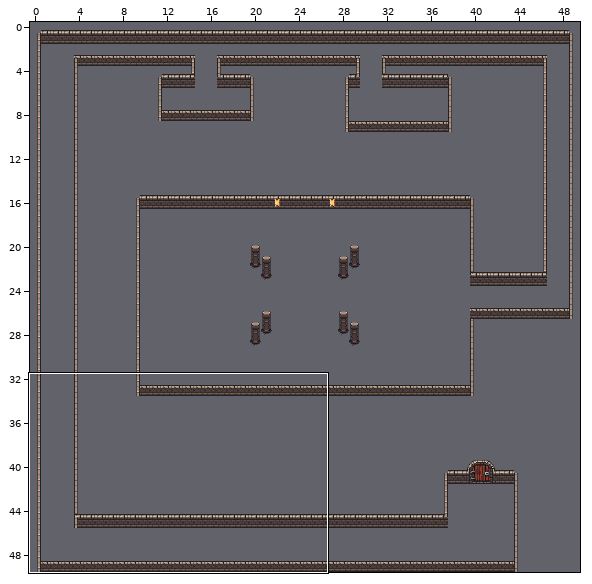
Tiled map, stored at Tiled/level2.tmx. The first picture is a wide view before the edit; the outline marks the close-up.
Close-up. As it was:
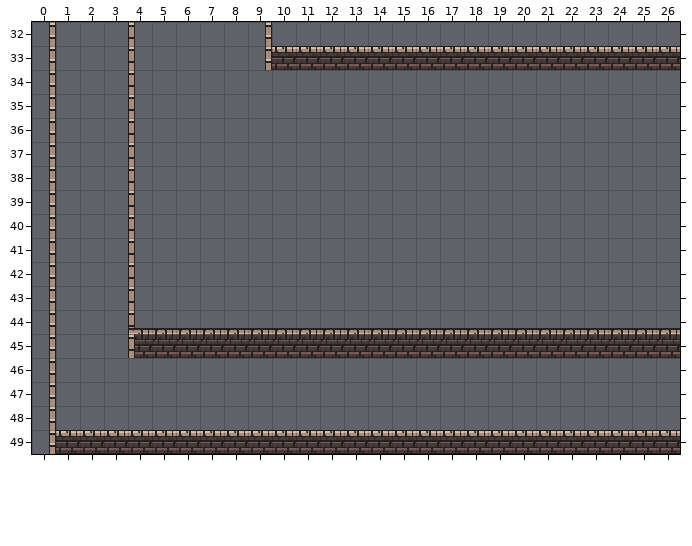
Cells are 16x16 px. Shown: x 0..26, y 32..49. The commit also changed other parts of the map, which this record leaves out.
Now the later version:
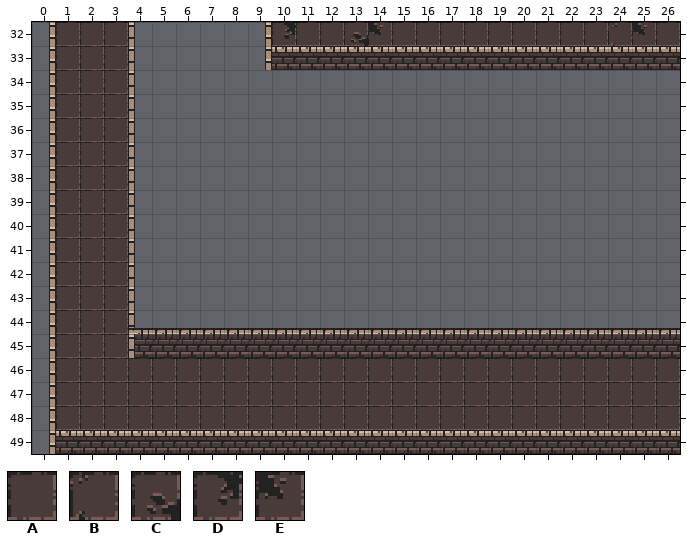
Key: from "Dungeons": A 129, B 162, C 163, D 193, E 194.
_ is an empty cell.
Tiles of an added or newly shown layer are drawn over the layers below it.
From old to new:
{"where": "layer \"Floor/floor1\" (now shown)"}
{"y":32,"x":1,"old":"___","new":"AAA"}
{"y":32,"x":10,"old":"_________________","new":"DAACEAAAAAAAAABEA"}
{"y":33,"x":1,"old":"___","new":"AAA"}
{"y":34,"x":1,"old":"___","new":"AAA"}
{"y":35,"x":1,"old":"___","new":"AAA"}
{"y":36,"x":1,"old":"___","new":"AAA"}
{"y":37,"x":1,"old":"___","new":"AAA"}
{"y":38,"x":1,"old":"___","new":"AAA"}
{"y":39,"x":1,"old":"___","new":"AAA"}
{"y":40,"x":1,"old":"___","new":"AAA"}
{"y":41,"x":1,"old":"___","new":"AAA"}
{"y":42,"x":1,"old":"___","new":"AAA"}
{"y":43,"x":1,"old":"___","new":"AAA"}
{"y":44,"x":1,"old":"___","new":"AAA"}
{"y":45,"x":1,"old":"___","new":"AAA"}
{"y":46,"x":1,"old":"__________________________","new":"AAAAAAAAAAAAAAAAAAAAAAAAAA"}
{"y":47,"x":1,"old":"__________________________","new":"AAAAAAAAAAAAAAAAAAAAAAAAAA"}
{"y":48,"x":1,"old":"__________________________","new":"AAAAAAAAAAAAAAAAAAAAAAAAAA"}
{"label":"added","picture_box":[56,22,680,430]}
